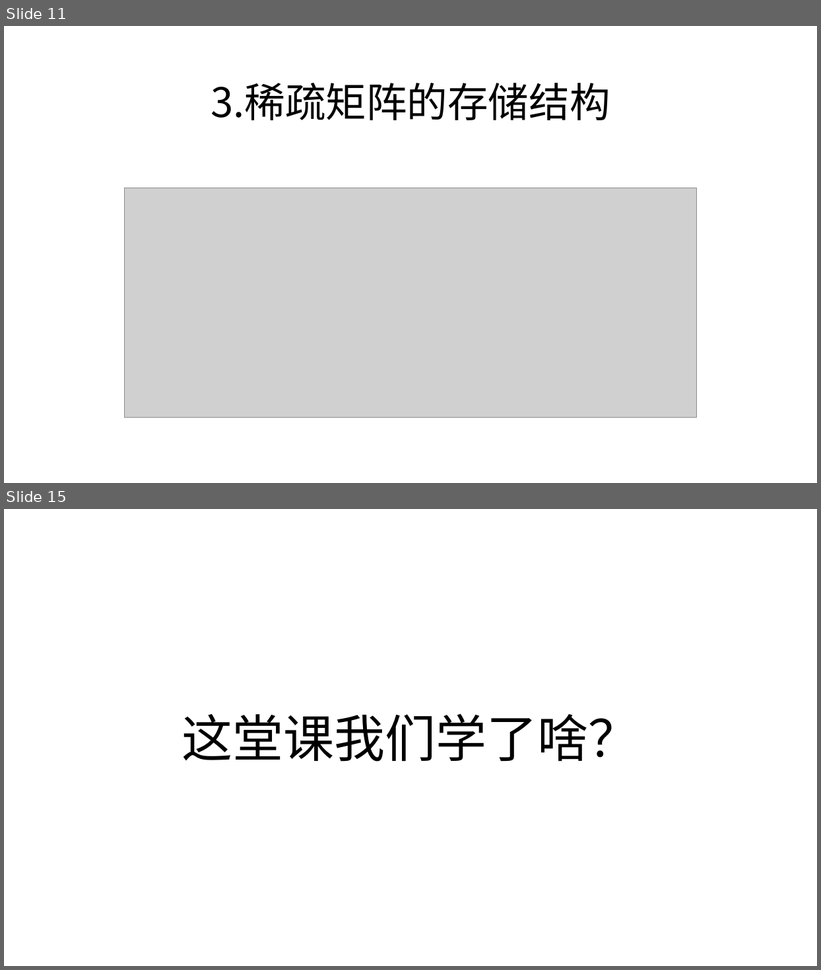
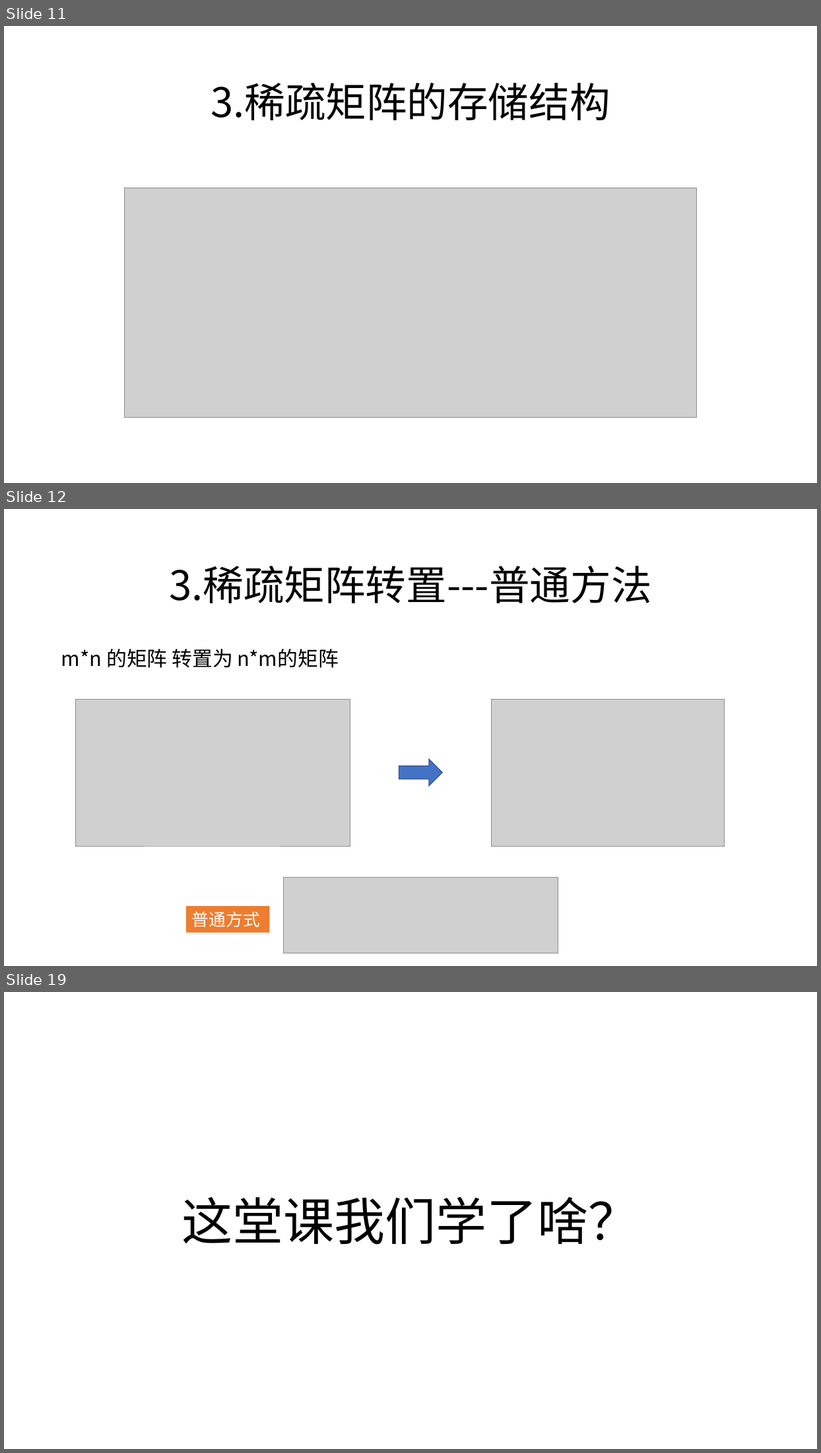
Before and after one commit to zjyesir/hmc_data_structure, a slide deck: ppt/5.数组和广义表.pptx. Shown one above the other, each under a label of ours: slides 11 and 15 before the commit, slides 11, 12 and 19 after it; the slides between them are not shown. The pictures are 821x970 and 821x1453 pixels, drawn with LibreOffice and Linux fonts; fonts in the diff are those of the drawing; grey boxes stand for pictures; background and template pictures are left out. Boxes give left, top, right and bottom in pixels: in the first picture for what was removed or moved away, otherwise in the second. Text is boxed around its words. In the diff, an @@ line names an element or a change of style, - is before the commit and + after.

```diff
--- a/ppt/5.数组和广义表.pptx
+++ b/ppt/5.数组和广义表.pptx
@@ slide 12 added at [4,509,817,966], background picture (left out) @@
@@ text added at [169,566,651,603], 48 pt, text #000000 @@
+3.稀疏矩阵转置---普通方法
@@ text added at [61,649,339,668], 24 pt, text #000000 @@
+m*n 的矩阵 转置为 n*m的矩阵
@@ picture added at [75,699,350,846] @@
@@ picture added at [491,699,725,847] @@
@@ right arrow added at [399,760,443,787], fill #4472C4, outline #325491 1 pt @@
@@ picture added at [283,877,558,954] @@
@@ rectangle added at [186,907,270,933], fill #ED7D31, 20 pt, text #FFFFFF @@
+普通方式
@@ what was slide 15 is now slide 19 @@
```
Also in this commit, not shown: 3 slides changed, 5 other slides added, 2 slides removed, 3 other files.
